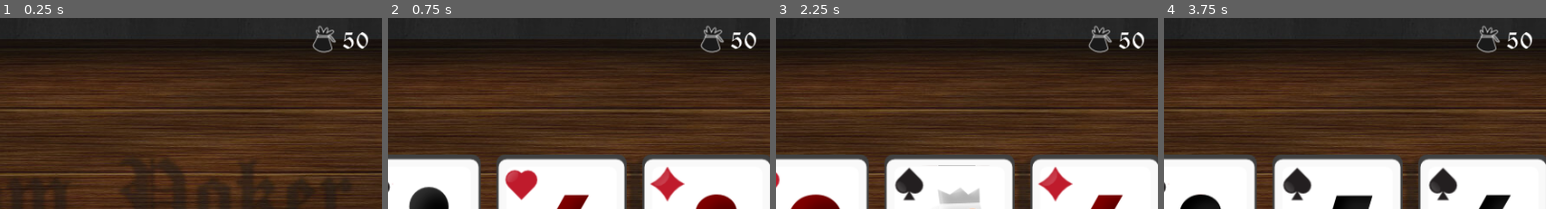
Above: before the commit, frames 1-4 (left to right).
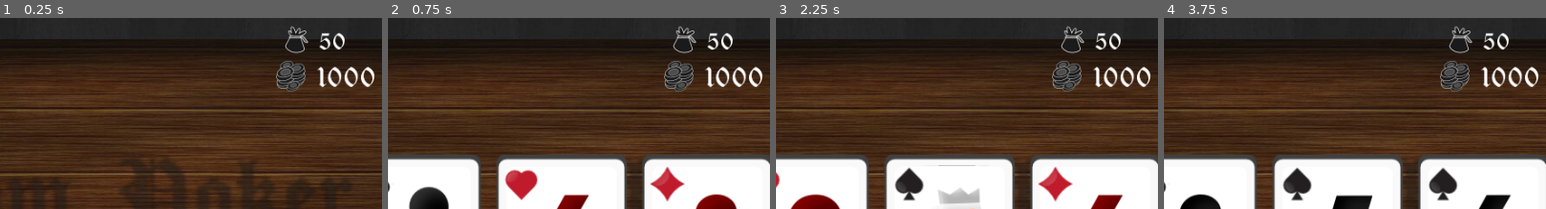
Above: after the commit, the same moments.

Repository: ubermanu/kingdom-poker
Game: Godot game, scene res://Game.tscn
Two runs of this game, one before a commit and one after it. Both use one fixed random seed, a clock stepped at 60 frames per second and the inputs below.
Inputs (mouse positions are % of the whole screen's width and height, from its top left):
- Up to frame 1 (0.25 s): no input
- Up to frame 2 (0.75 s): click "NEXT >" at 0.5 s
- Up to frame 3 (2.25 s): click "NEXT >" at 1.25 s; click "NEXT >" at 2 s
- Up to frame 4 (3.75 s): tap Enter at 2.75 s; drag from (96, 92) to (4, 92) at 2.77 s; tap Space at 3.5 s; drag from (21, 83) to (96, 92) at 3.52 s
The pictures show only the part of the screen within x 46-96%, y 2-52%; the shares and areas given below are measured in that part.

The runs differ from the first frame. In frame 1, 2.8% of the frame differs, in the area x 72-98%, y 4-39%; in frame 2, 2.8%; in frame 3, 2.8%; in frame 4, 2.8%.

Commit message:
Add pot to game view, reorder layers

Diff:
--- a/Bank.tscn
+++ b/Bank.tscn
@@ -14,9 +14,9 @@
 script = ExtResource( 2 )
 
 [node name="Score" type="RichTextLabel" parent="."]
-margin_left = 19.5848
+margin_left = 25.0
 margin_top = -16.1271
-margin_right = 115.585
+margin_right = 121.0
 margin_bottom = 24.8729
 custom_fonts/normal_font = SubResource( 2 )
 text = "1000"
--- a/Card.tscn
+++ b/Card.tscn
@@ -28,8 +28,8 @@
 [node name="Front" type="Node2D" parent="."]
 
 [node name="Background" type="Sprite" parent="Front"]
-position = Vector2( 0.250002, -0.500003 )
-scale = Vector2( 1.1, 135 )
+position = Vector2( 0.25, 0 )
+scale = Vector2( 1.1, 138 )
 texture = SubResource( 2 )
 
 [node name="Border" type="Sprite" parent="Front"]
--- a/Game.tscn
+++ b/Game.tscn
@@ -7,6 +7,7 @@
 [ext_resource path="res://Table.tscn" type="PackedScene" id=5]
 [ext_resource path="res://Game.gd" type="Script" id=6]
 [ext_resource path="res://HelpButton.tscn" type="PackedScene" id=7]
+[ext_resource path="res://Pot.tscn" type="PackedScene" id=8]
 
 [sub_resource type="DynamicFontData" id=1]
 font_path = "res://fonts/cloisterblack.ttf"
@@ -24,11 +25,29 @@
 position = Vector2( 842, 405 )
 active = false
 
+[node name="HelpButton" parent="." instance=ExtResource( 7 )]
+position = Vector2( 36, 405 )
+
 [node name="Board" parent="." instance=ExtResource( 1 )]
 position = Vector2( 440, 238.724 )
 
 [node name="Bank" parent="." instance=ExtResource( 3 )]
-position = Vector2( 781.817, 29.435 )
+position = Vector2( 750, 30.0595 )
+
+[node name="Pot" parent="." instance=ExtResource( 8 )]
+position = Vector2( 743, 74.0595 )
+
+[node name="Message" type="RichTextLabel" parent="."]
+margin_left = 173.0
+margin_top = 56.0
+margin_right = 689.0
+margin_bottom = 107.0
+custom_fonts/normal_font = SubResource( 2 )
+text = "Veuillez miser..."
+scroll_active = false
+__meta__ = {
+"_edit_use_anchors_": false
+}
 
 [node name="TokenList" parent="." instance=ExtResource( 2 )]
 position = Vector2( 0, -11.6541 )
@@ -42,20 +61,5 @@
 __meta__ = {
 "_edit_use_anchors_": false
 }
-
-[node name="Message" type="RichTextLabel" parent="."]
-margin_left = 173.0
-margin_top = 56.0
-margin_right = 689.0
-margin_bottom = 107.0
-custom_fonts/normal_font = SubResource( 2 )
-text = "Veuillez miser..."
-scroll_active = false
-__meta__ = {
-"_edit_use_anchors_": false
-}
-
-[node name="HelpButton" parent="." instance=ExtResource( 7 )]
-position = Vector2( 36, 405 )
 [connection signal="score_updated" from="." to="Bank" method="_on_Game_score_updated"]
 [connection signal="pressed" from="NextButton" to="." method="_on_NextButton_pressed"]
Not shown: 1 places in Game.tscn that only renumber resources
